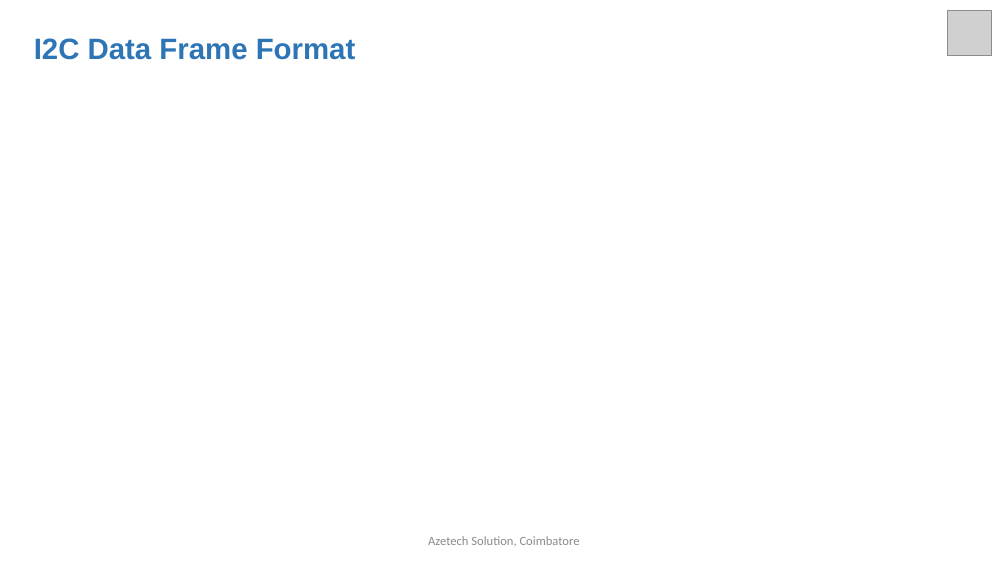
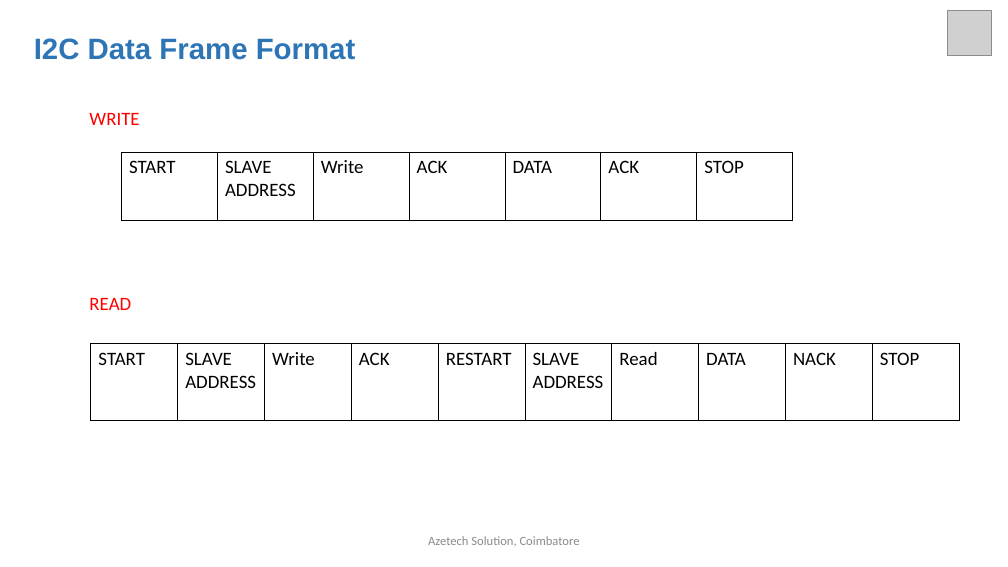
Before and after one commit to arulnelson/AZETECH-CLASS-NOTES, a slide deck: slide 6 of STM32_DOCS/I2C_in_STM32.pptx. Drawn at 1008x567 pixels with LibreOffice and Linux fonts; fonts in the diff are those of the drawing; grey boxes stand for pictures. Boxes give left, top, right and bottom in pixels: in the first picture for what was removed or moved away, otherwise in the second. Text is boxed around its words. In the diff, an @@ line names an element or a change of style, - is before the commit and + after.

```diff
--- a/STM32_DOCS/I2C_in_STM32.pptx
+++ b/STM32_DOCS/I2C_in_STM32.pptx
@@ text added at (89,113,139,125), 18 pt, text #FF0000 @@
+WRITE
@@ table added at (122,152,794,221), 1 rows, 7 columns @@
+START | SLAVE / ADDRESS | Write | ACK | DATA | ACK | STOP
@@ text added at (89,298,131,310), 18 pt, text #FF0000 @@
+READ
@@ table added at (91,343,960,419), 1 rows, 10 columns @@
+START | SLAVE / ADDRESS | Write | ACK | RESTART | SLAVE / ADDRESS | Read | DATA | NACK | STOP
```
Also in this commit, not shown: 10 other slides changed, 5 slides added.
